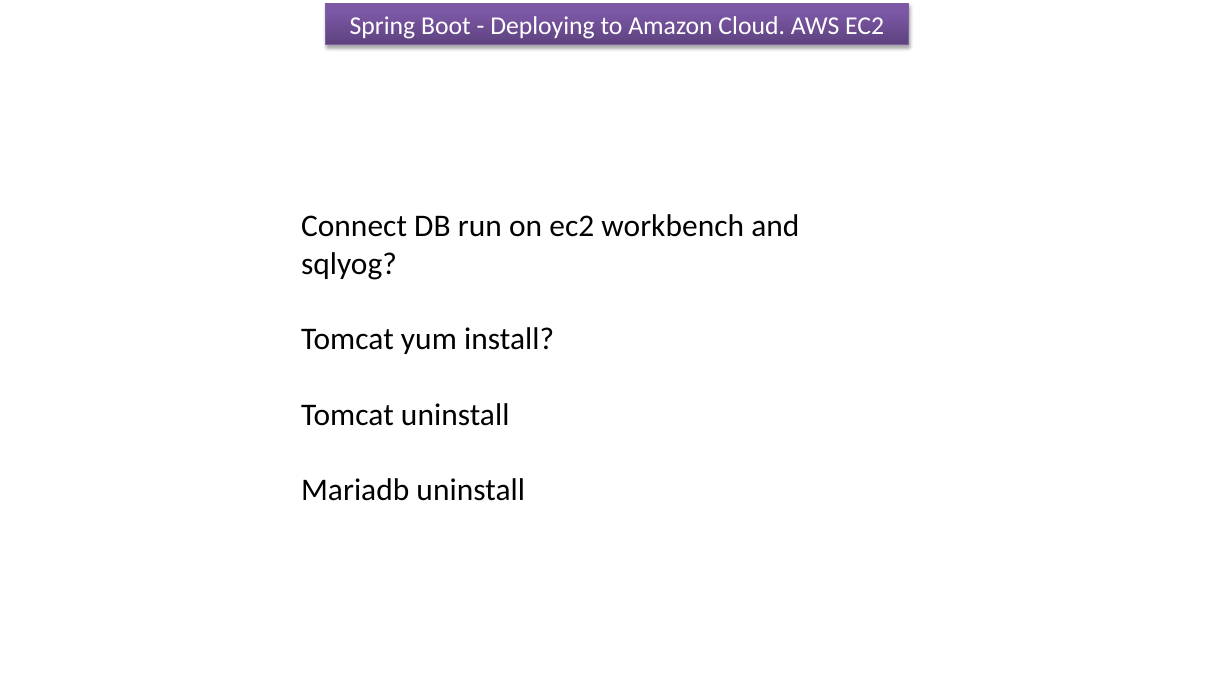
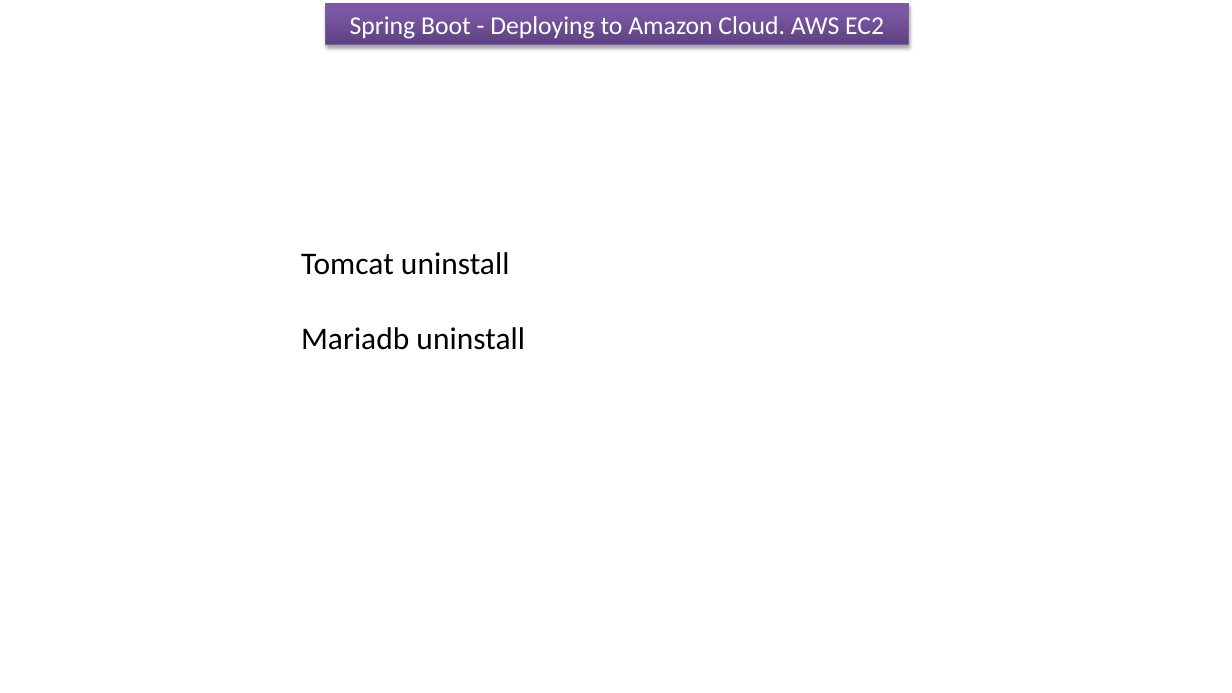
Before and after one commit to ramram43210/Java_2021, a slide deck: slide 24 of Java_2021/Deploying to Amazon Cloud. AWS EC2/Deploying to Amazon Cloud. AWS EC2.pptx (slide 23 before the commit). Drawn at 1232x693 pixels with LibreOffice and Linux fonts; fonts in the diff are those of the drawing. Boxes give left, top, right and bottom in pixels: in the first picture for what was removed or moved away, otherwise in the second. Text is boxed around its words. In the diff, an @@ line names an element or a change of style, - is before the commit and + after.

```diff
--- a/Java_2021/Deploying to Amazon Cloud. AWS EC2/Deploying to Amazon Cloud. AWS EC2.pptx
+++ b/Java_2021/Deploying to Amazon Cloud. AWS EC2/Deploying to Amazon Cloud. AWS EC2.pptx
@@ text at <box>301,214,799,354</box>: paragraphs removed @@
-Connect DB run on ec2 workbench and sqlyog?
-Tomcat yum install?
```
Also in this commit, not shown: 1 slide added, 1 other file.
